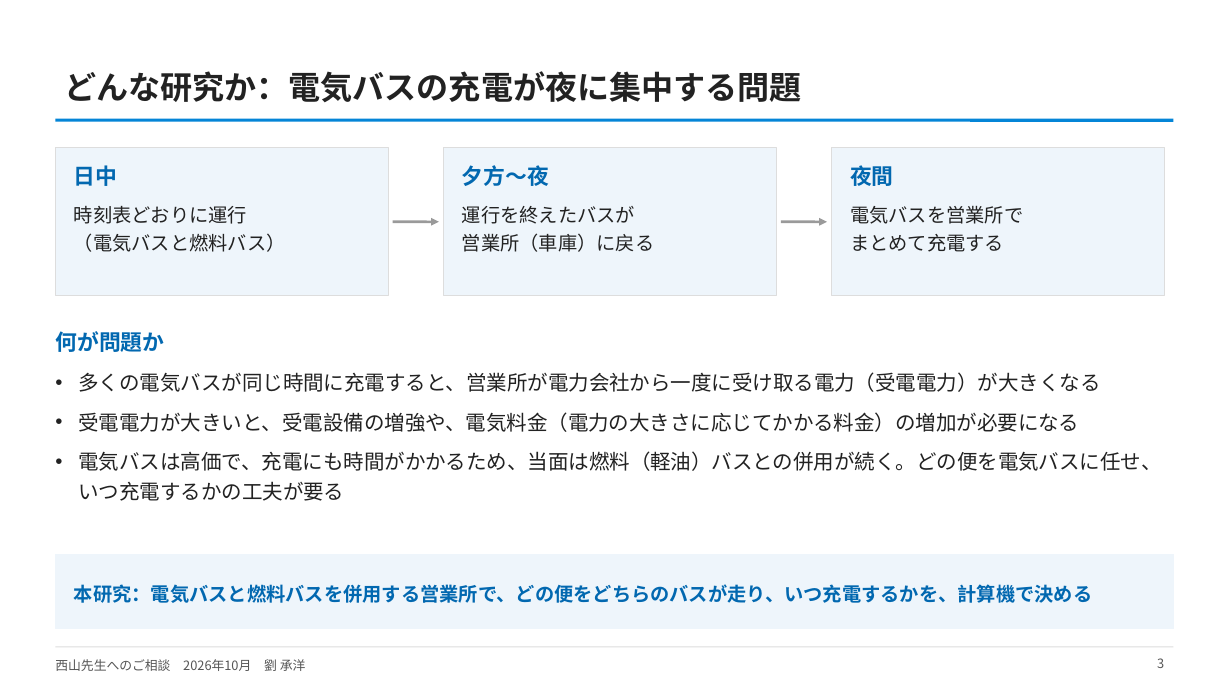
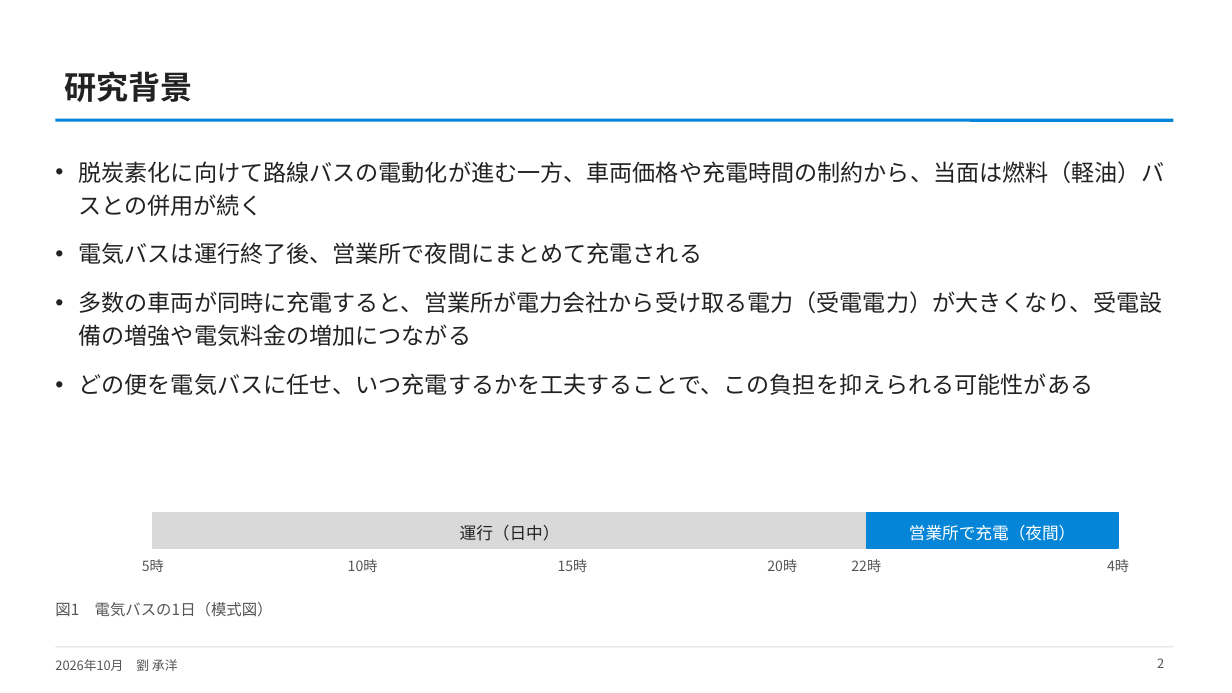
Before and after one commit to CYLIU2003/master-course, a slide deck: slide 2 of outcome/2026-10-21_nishiyama_consult/西山先生へのご相談_研究の現状と軸C_v2.pptx (slide 3 before the commit). Drawn at 1232x693 pixels with LibreOffice and Linux fonts; fonts in the diff are those of the drawing. Boxes give left, top, right and bottom in pixels: in the first picture for what was removed or moved away, otherwise in the second. Text is boxed around its words. In the diff, an @@ line names an element or a change of style, - is before the commit and + after.

```diff
--- a/outcome/2026-10-21_nishiyama_consult/西山先生へのご相談_研究の現状と軸C_v2.pptx
+++ b/outcome/2026-10-21_nishiyama_consult/西山先生へのご相談_研究の現状と軸C_v2.pptx
@@ title at bbox=[65, 71, 193, 102]: text changed @@
-どんな研究か：電気バスの充電が夜に集中する問題
+研究背景
@@ rectangle removed at bbox=[55, 148, 388, 296] @@
@@ rectangle removed at bbox=[444, 148, 776, 296] @@
@@ rectangle removed at bbox=[832, 148, 1165, 296] @@
@@ text added at bbox=[79, 161, 1165, 395], 18 pt, text #222222 @@
+• 脱炭素化に向けて路線バスの電動化が進む一方、車両価格や充電時間の制約から、当面は燃料（軽油）バスとの併用が続く
+• 電気バスは運行終了後、営業所で夜間にまとめて充電される
+• 多数の車両が同時に充電すると、営業所が電力会社から受け取る電力（受電電力）が大きくなり、受電設備の増強や電気料金の増加につながる
+• どの便を電気バスに任せ、いつ充電するかを工夫することで、この負担を抑えられる可能性がある
@@ text removed at bbox=[462, 165, 549, 186] @@
-夕方〜夜
@@ text removed at bbox=[850, 165, 894, 186] @@
-夜間
@@ text removed at bbox=[74, 206, 286, 252] @@
-時刻表どおりに運行
-（電気バスと燃料バス）
@@ text removed at bbox=[462, 206, 654, 252] @@
-運行を終えたバスが
-営業所（車庫）に戻る
@@ text removed at bbox=[850, 206, 1023, 252] @@
-電気バスを営業所で
-まとめて充電する
@@ arrow removed from (393, 222) to (439, 222) @@
@@ arrow removed from (781, 222) to (827, 222) @@
@@ text removed at bbox=[55, 331, 164, 352] @@
-何が問題か
@@ text removed at bbox=[79, 372, 1162, 501] @@
-• 多くの電気バスが同じ時間に充電すると、営業所が電力会社から一度に受け取る電力（受電電力）が大きくなる
-• 受電電力が大きいと、受電設備の増強や、電気料金（電力の大きさに応じてかかる料金）の増加が必要になる
-• 電気バスは高価で、充電にも時間がかかるため、当面は燃料（軽油）バスとの併用が続く。どの便を電気バスに任せ、いつ充電するかの工夫が要る
@@ text "運行（日中）" at bbox=[460, 525, 560, 541]: vertical alignment top to middle @@
@@ rectangle added at bbox=[152, 513, 866, 548], fill #D9D9D9, outline #D9D9D9 1 pt @@
@@ text at bbox=[460, 525, 560, 541]: text changed; size 17 to 13 pt; text colour #0268B0 to #222222; bold off @@
-日中
+運行（日中）
@@ rectangle added at bbox=[867, 513, 1119, 548], fill #0485D7, outline #0485D7 1 pt @@
@@ text added at bbox=[909, 525, 1075, 541], 13 pt, text #FFFFFF @@
+営業所で充電（夜間）
@@ rectangle removed at bbox=[55, 555, 1174, 628] @@
@@ text added at bbox=[142, 559, 164, 572], 11 pt, text #555555 @@
+5時
@@ text added at bbox=[348, 559, 378, 572], 11 pt, text #555555 @@
+10時
@@ text added at bbox=[558, 559, 588, 572], 11 pt, text #555555 @@
+15時
@@ text added at bbox=[767, 559, 797, 572], 11 pt, text #555555 @@
+20時
@@ text added at bbox=[851, 559, 881, 572], 11 pt, text #555555 @@
+22時
@@ text added at bbox=[1107, 559, 1129, 572], 11 pt, text #555555 @@
+4時
@@ text removed at bbox=[74, 584, 1093, 603] @@
-本研究：電気バスと燃料バスを併用する営業所で、どの便をどちらのバスが走り、いつ充電するかを、計算機で決める
@@ text added at bbox=[55, 602, 273, 617], 12 pt, text #555555 @@
+図1 電気バスの1日（模式図）
@@ text at bbox=[55, 659, 178, 671]: text changed @@
-西山先生へのご相談 2026年10月 劉 承洋
+2026年10月 劉 承洋
@@ page number at bbox=[1157, 658, 1164, 668]: text changed @@
-3
+2
```
Also in this commit, not shown: 8 other slides changed, 2 slides added, 4 slides removed, 1 other file.
